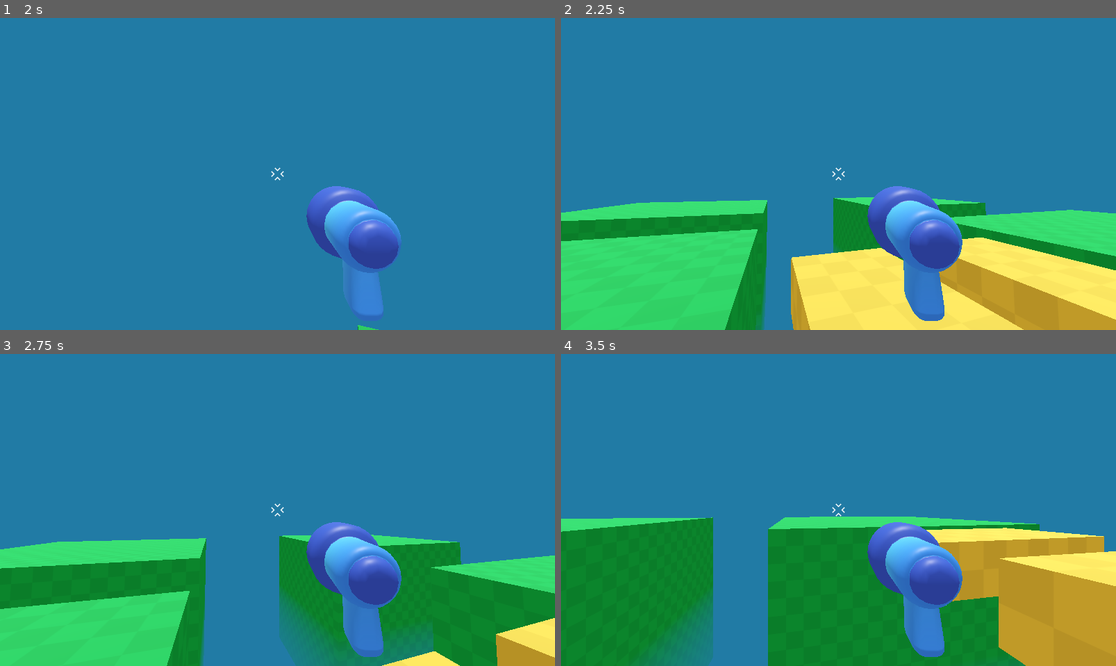
Above: before the commit, frames 1-4 (two rows, left to right).
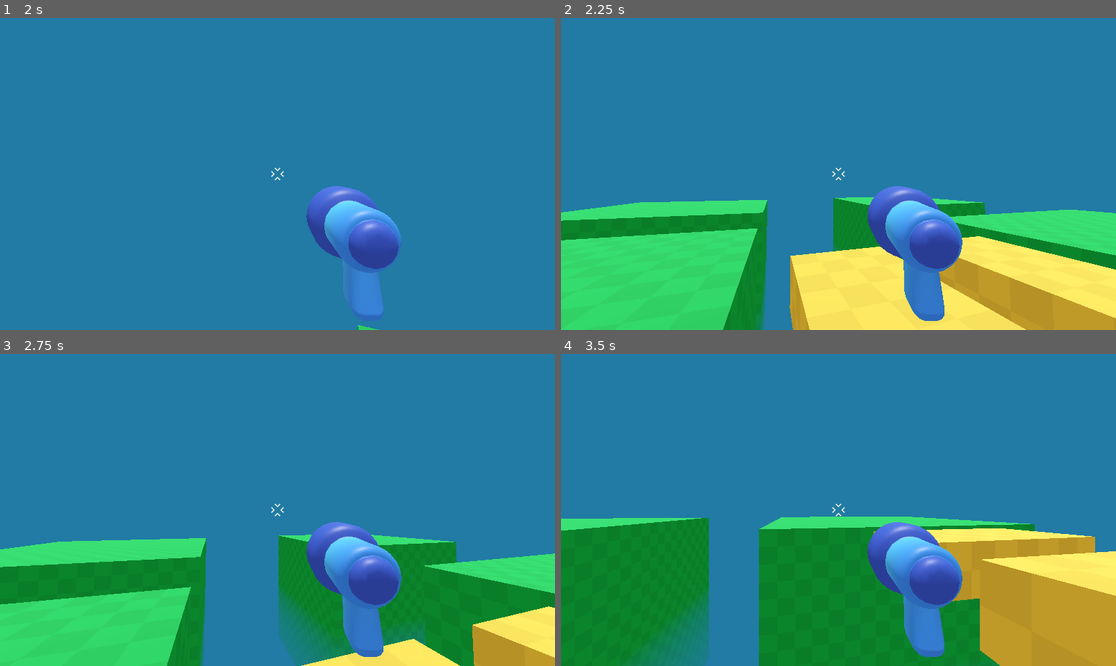
Above: after the commit, the same moments.

Repository: autrera/tutorial-fps-survivors-arena
Game: Godot game, scene res://game.tscn
Same seed, same stepped clock (60 frames per second), same inputs: the game is played once before the commit and once after it. This scene is started directly instead of the project's main scene.
Inputs (mouse positions are in pixels of both pictures, inside the frame that each line leads up to):
- Up to frame 1 (2 s): tap Enter at 0.5 s; move the mouse to (271, 180) at 0.52 s; hold W (move_forward) from 0.53 s (still down); tap Space (jump) at 0.77, 1.52 s; move the mouse to (316, 177) at 1.27 s
- Up to frame 2 (2.25 s): keep holding W (move_forward); move the mouse to (794, 170) at 2.02 s
- Up to frame 3 (2.75 s): keep holding W (move_forward)
- Up to frame 4 (3.5 s): move the mouse to (844, 510) at 2.77 s; release W (move_forward) at 2.78 s; hold A (move_left) from 2.78 s (still down); tap Space (jump) at 3.02 s

Frame 1 is identical in both runs. In frame 2, 0.8% of the frame differs, in the area x 0-100%, y 57-100%; in frame 3, 2.8%; in frame 4, 2.7%.

Commit message:
Add marker to spawn bullet and resize bullet to fit gun

Diff:
--- a/player.tscn
+++ b/player.tscn
@@ -1,7 +1,8 @@
-[gd_scene load_steps=5 format=3 uid="uid://d0vxqnscejbjg"]
+[gd_scene load_steps=6 format=3 uid="uid://d0vxqnscejbjg"]
 
 [ext_resource type="PackedScene" uid="uid://crfyc4hc3x4at" path="res://player/simple_gun/gun_model.glb" id="1_4flbx"]
 [ext_resource type="Script" uid="uid://corrr0lo432yj" path="res://player.gd" id="1_onrkg"]
+[ext_resource type="PackedScene" uid="uid://dpwedbafs6dso" path="res://player/bullet_3d.tscn" id="3_hqtel"]
 [ext_resource type="Texture2D" uid="uid://0377i2hk4o5o" path="res://player/reticle.png" id="3_i3pqv"]
 
 [sub_resource type="CapsuleShape3D" id="CapsuleShape3D_sh265"]
@@ -20,6 +21,11 @@
 [node name="gun_model" parent="Camera3D" instance=ExtResource("1_4flbx")]
 transform = Transform3D(-0.634645, 0, 0.0161644, 0, 0.634851, 0, -0.0161644, 0, -0.634645, 0.376598, -0.28856, -1.01606)
 
+[node name="Marker3D" type="Marker3D" parent="Camera3D"]
+transform = Transform3D(1, 0, 0, 0, 1, 0, 0, 0, 1, 0.384937, -0.282894, -1.36082)
+
+[node name="Bullet3D" parent="Camera3D/Marker3D" instance=ExtResource("3_hqtel")]
+
 [node name="Reticle" type="TextureRect" parent="."]
 anchors_preset = 8
 anchor_left = 0.5
--- a/player/bullet_3d.tscn
+++ b/player/bullet_3d.tscn
@@ -3,7 +3,7 @@
 [ext_resource type="PackedScene" uid="uid://dp5k8w2lw8hp8" path="res://player/projectile/projectile_3d.tscn" id="1_kixxk"]
 
 [sub_resource type="SphereShape3D" id="SphereShape3D_hgguu"]
-radius = 0.213566
+radius = 0.129513
 
 [node name="Bullet3D" type="Area3D"]
 
@@ -11,3 +11,4 @@
 shape = SubResource("SphereShape3D_hgguu")
 
 [node name="Projectile3D" parent="." instance=ExtResource("1_kixxk")]
+transform = Transform3D(-2.18557e-08, 0, 0.5, 0, 0.5, 0, -0.5, 0, -2.18557e-08, 0, 0, 0)
